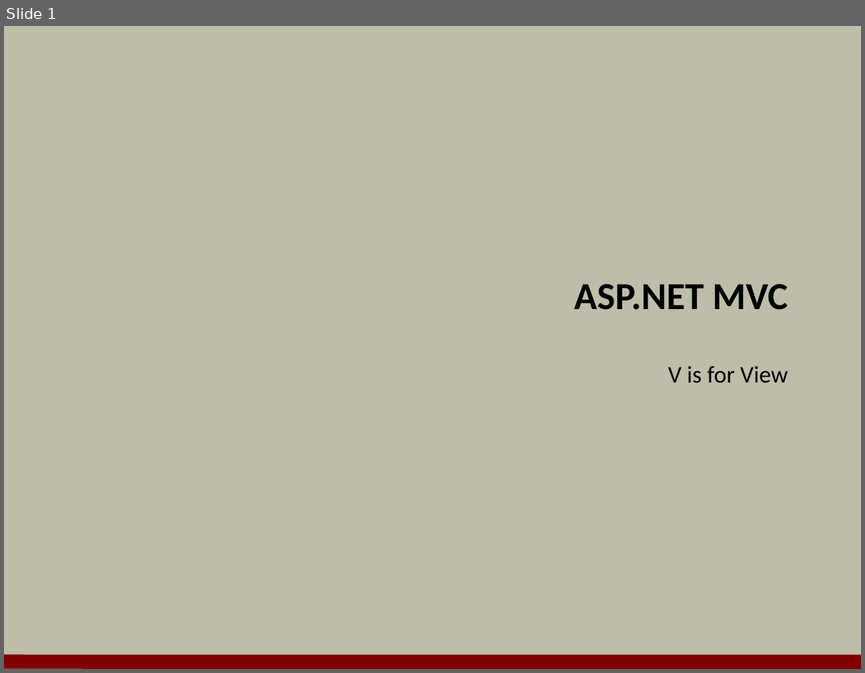
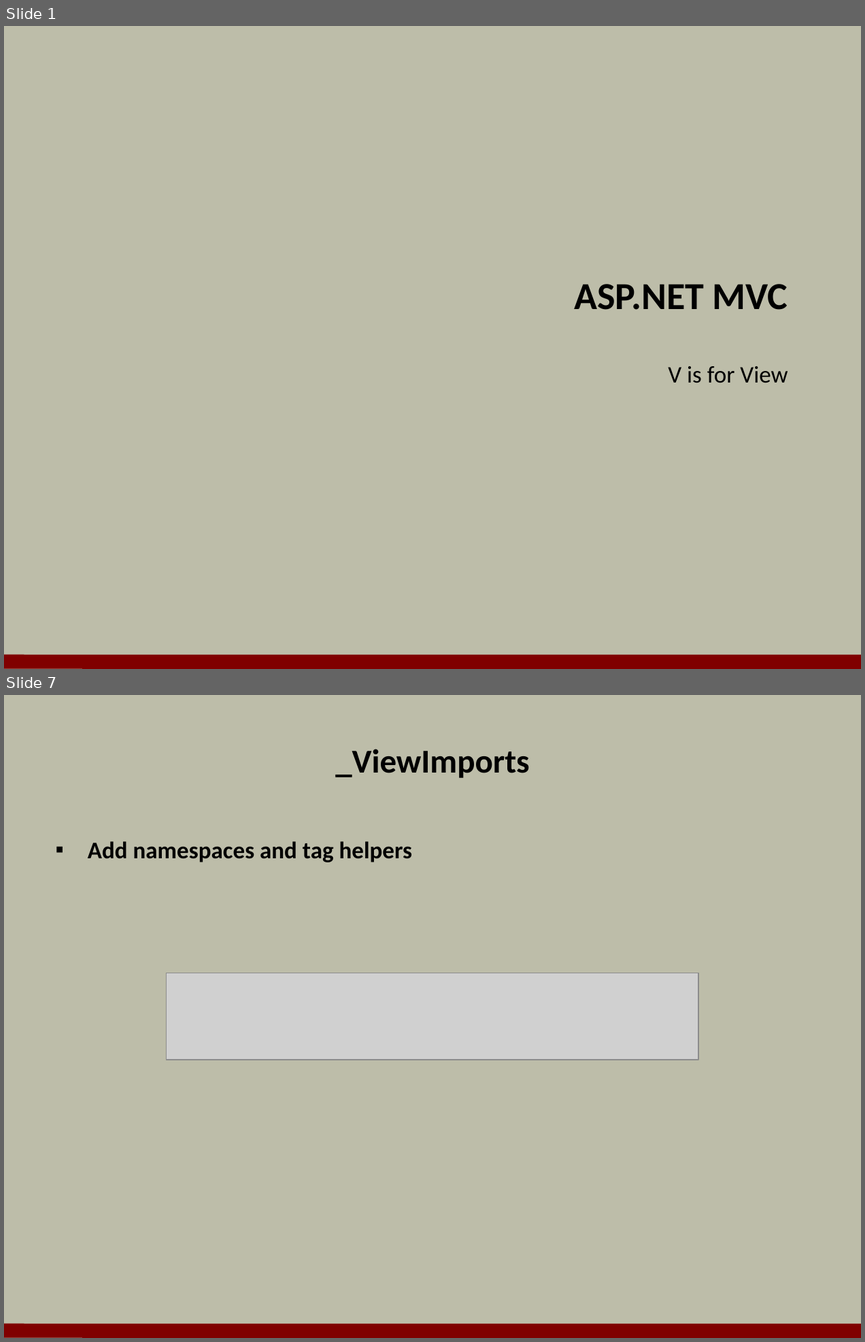
Before and after one commit to OdeToCode/classes, a slide deck: aspnet5/slides/05_ModelsViews.pptx. Shown one above the other, each under a label of ours: slide 1 before the commit, slides 1 and 7 after it; the slides between them are not shown. The pictures are 865x673 and 865x1342 pixels, drawn with LibreOffice and Linux fonts; fonts in the diff are those of the drawing; grey boxes stand for pictures; background and template pictures are left out. Boxes give left, top, right and bottom in pixels: in the first picture for what was removed or moved away, otherwise in the second. Text is boxed around its words. In the diff, an @@ line names an element or a change of style, - is before the commit and + after.

```diff
--- a/aspnet5/slides/05_ModelsViews.pptx
+++ b/aspnet5/slides/05_ModelsViews.pptx
@@ slide 7 added at box(4, 695, 861, 1338), background #BDBDA9; not listed: 1 template element that a slide beside it also shows @@
@@ title added at box(335, 749, 529, 778), 28 pt, text #000000, bold @@
+_ViewImports
@@ text added at box(88, 841, 412, 862), 20 pt, text #000000, bold @@
+▪ Add namespaces and tag helpers
@@ picture added at box(167, 972, 699, 1059) @@
```
Also in this commit, not shown: 19 other slides added.
